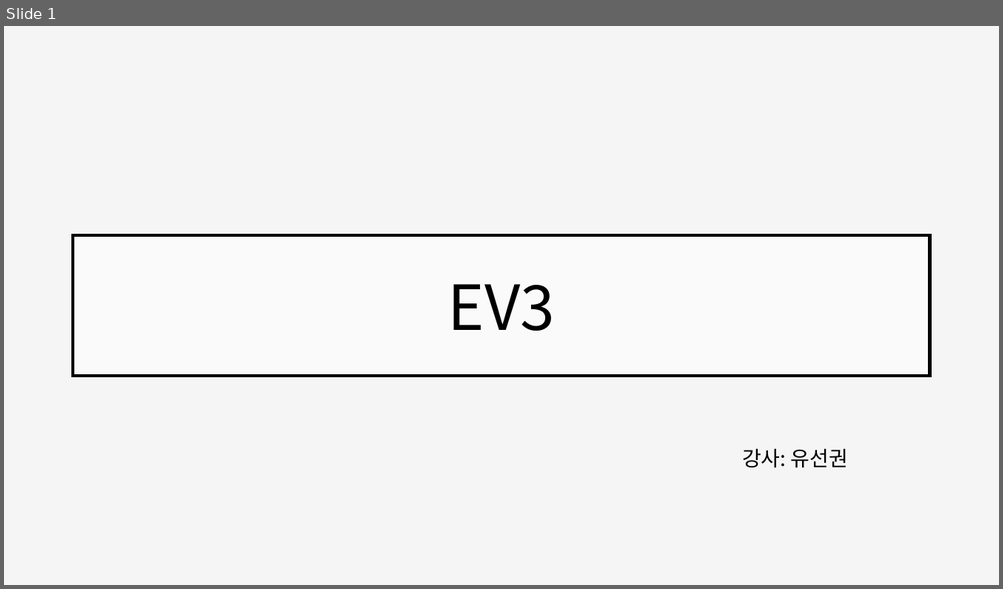
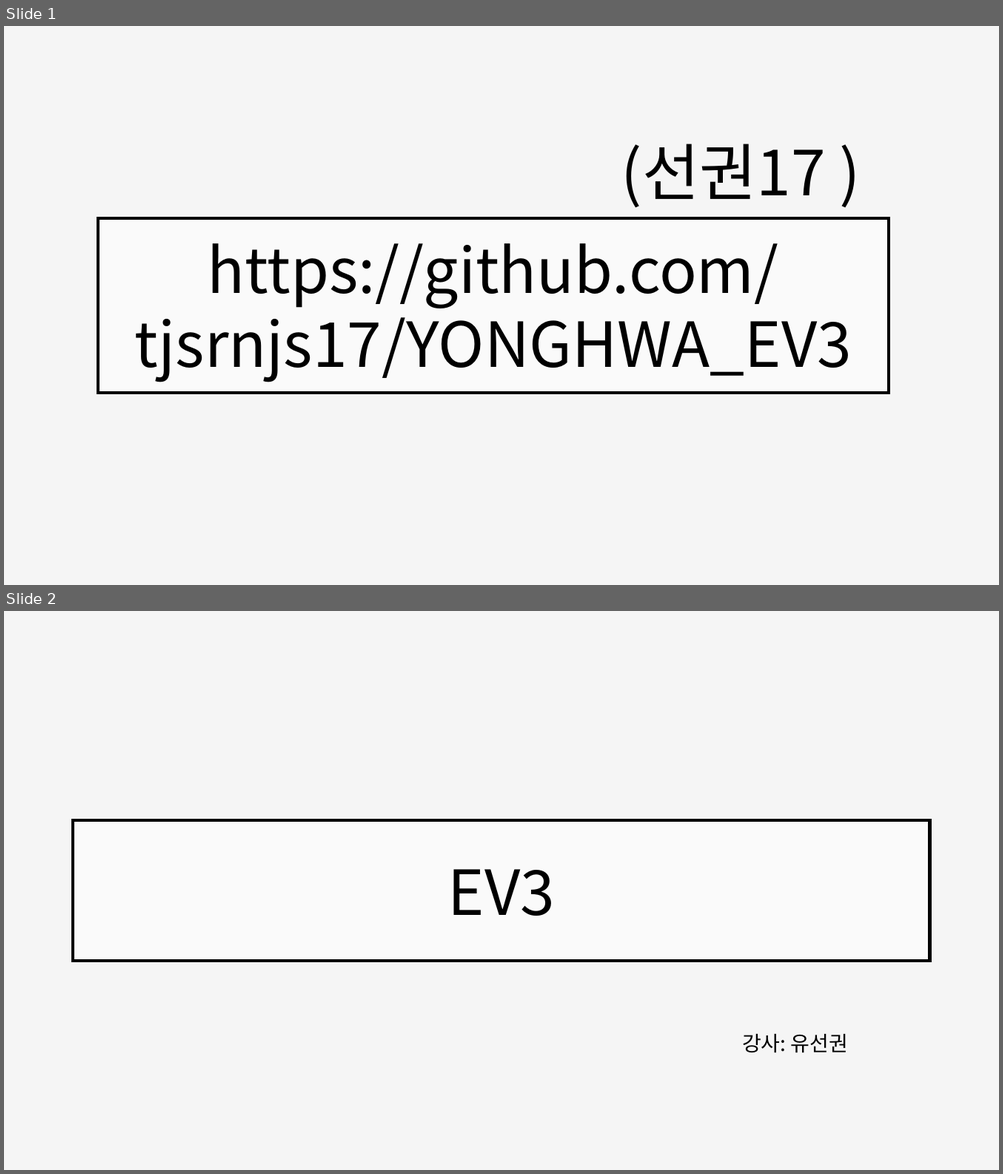
Before and after one commit to tjsrnjs17/YONGHWA_EV3, a slide deck: 2일차/1_터치센서.pptx. Shown one above the other, each under a label of ours: slide 1 before the commit, slides 1 and 2 after it. The pictures are 1003x589 and 1003x1174 pixels, drawn with LibreOffice and Linux fonts; fonts in the diff are those of the drawing. Boxes give left, top, right and bottom in pixels: in the first picture for what was removed or moved away, otherwise in the second. Text is boxed around its words. In the diff, an @@ line names an element or a change of style, - is before the commit and + after.

```diff
--- a/2일차/1_터치센서.pptx
+++ b/2일차/1_터치센서.pptx
@@ slide 1 added at (4, 26, 999, 585), background #000000 at 4% opacity @@
@@ text added at (621, 144, 825, 208), 60 pt, text #000000 @@
+(선권17 )
@@ rectangle added at (98, 218, 889, 393), fill #FFFFFF at 56% opacity, outline #000000 3 pt, 60 pt, text #000000 @@
+https://github.com/tjsrnjs17/YONGHWA_EV3
@@ what was slide 1 is now slide 2 @@
```
